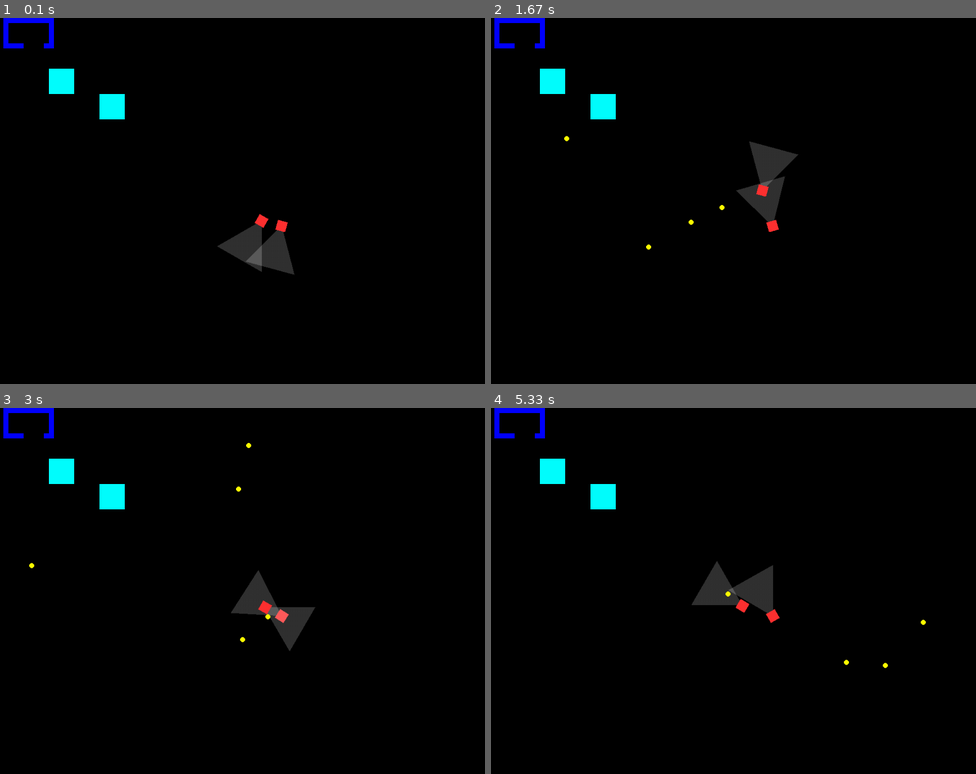
Above: before the commit, frames 1-4 (two rows, left to right).
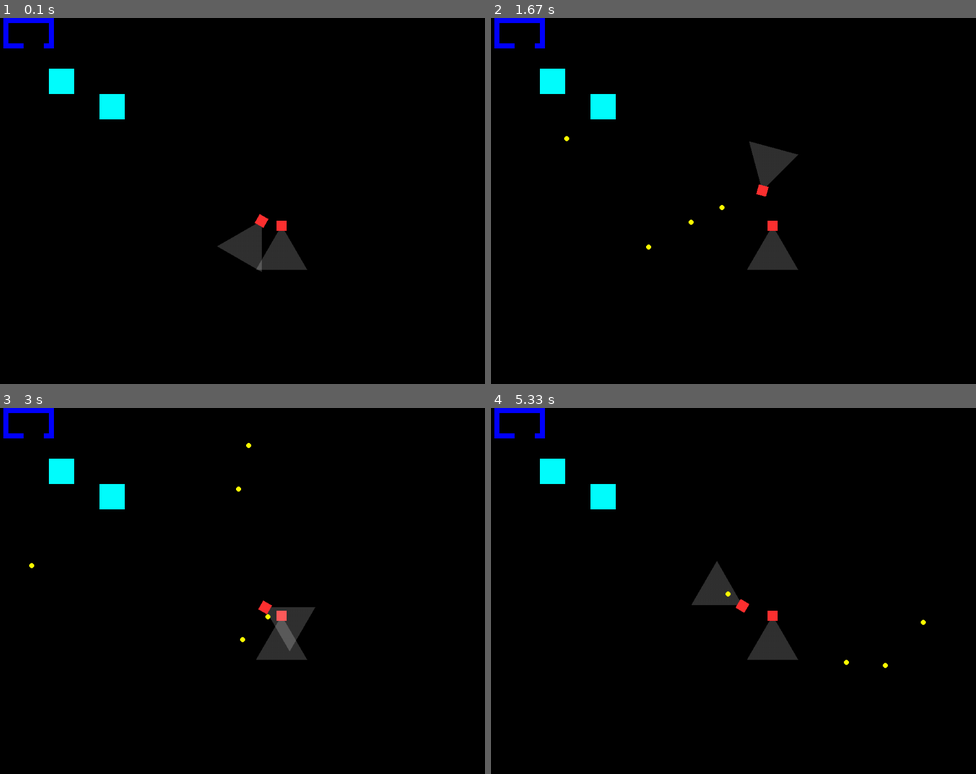
Above: after the commit, the same moments.

Repository: slalomsquid/2DShooter
Game: pygame game, started from main.py
Same seed, same stepped clock (60 frames per second), same inputs: the game is played once before the commit and once after it.
Inputs (mouse positions are in pixels of both pictures, inside the frame that each line leads up to):
- Up to frame 1 (0.1 s): no input
- Up to frame 2 (1.67 s): hold Space 0.33-0.8 s; hold Right 0.33-0.8 s; move the mouse to (723, 237) at 0.37 s; hold Right 0.83-1.3 s; move the mouse to (621, 222) at 0.87 s; tap Space at 0.9, 1.2, 1.4 s; hold Up 1.33-1.63 s; move the mouse to (815, 80) at 1.37 s
- Up to frame 3 (3 s): hold Right 1.67-2.13 s; move the mouse to (261, 473) at 1.7 s; tap Space at 1.73, 2.03, 2.23, 2.53, 2.8 s; hold Left 2.17-2.7 s; move the mouse to (257, 653) at 2.2 s; hold Down from 2.73 s (still down); move the mouse to (383, 675) at 2.77 s
- Up to frame 4 (5.33 s): release Down at 3.03 s; hold Left 3.07-3.47 s; move the mouse to (874, 576) at 3.1 s; tap Space at 3.13, 3.43, 3.57, 3.97, 4.27, 4.63, 5.03 s; hold Up 3.5-3.87 s; move the mouse to (927, 580) at 3.53 s; hold Right 3.9-4.53 s; move the mouse to (917, 689) at 3.93 s; hold Down 4.57-4.93 s; move the mouse to (762, 594) at 4.6 s; hold Left from 4.97 s (still down); move the mouse to (631, 539) at 5 s

The runs differ from the first frame. In frame 1, 0.4% of the frame differs, in the area x 50-64%, y 55-70%; in frame 2, 1.2%; in frame 3, 1.2%; in frame 4, 1.3%, in the area x 49-64%, y 42-69%.

Commit message:
added triangle area check and simple enemy ai

Diff:
--- a/enemy.py
+++ b/enemy.py
@@ -17,11 +17,35 @@
         self.health = 100
         self.view_distance = 100
         self.fov = 60
+        self.view_cone = create_view_cone_polygon(self)
+        self.time_since_seen = 10
+        self.last_seen_player_pos = False
+        self.times_checked = 0
 
     def process(self, player_pos, delta_time, offset_x, offset_y):
-        self.target_rotation = vector_to_angle(np.array(player_pos) - np.array([self.x, self.y]))
+        if is_point_in_triangle(player_pos, self.view_cone[0], self.view_cone[1], self.view_cone[2]):
+            self.time_since_seen = 0.0
+            self.last_seen_player_pos = player_pos
+            self.times_checked = 0
+            self.target_rotation = vector_to_angle(np.array(player_pos) - np.array([self.x, self.y]))
+        else:
+            if self.time_since_seen < 10:
+                # Check if last seen exists
+                if self.last_seen_player_pos:
+                    if self.times_checked == 0 or 3:
+                        self.target_rotation = vector_to_angle(np.array(self.last_seen_player_pos) - np.array([self.x, self.y]))
+                    if self.times_checked == 1:
+                        self.target_rotation = vector_to_angle(np.array(self.last_seen_player_pos) - np.array([self.x, self.y])) + 30
+                    if self.times_checked == 2:
+                        self.target_rotation = vector_to_angle(np.array(self.last_seen_player_pos) - np.array([self.x, self.y])) - 30
+                    if self.times_checked == 4:
+                        self.target_rotation = vector_to_angle(np.array(self.last_seen_player_pos) - np.array([self.x, self.y])) + 180
+                if self.rotation == self.target_rotation:
+                    self.times_checked += 1
+                # if self.rotation == self.target_rotation:
+                #     self.target_rotation += 180
         self.rotation = move_towards_angle(self.rotation, self.target_rotation, self.max_rotation_speed * delta_time)
-        # self.rotation = lerp_angle(self.rotation, self.target_rotation, delta_time*2)
+        self.time_since_seen += delta_time
 
     def hit(self, damage):
         print("Hit")
@@ -35,13 +59,14 @@
         # Create temporary overlay to allow transparency
         surface = pygame.Surface((constants.WIDTH, constants.HEIGHT), pygame.SRCALPHA)
 
-        poly = create_view_cone_polygon(self)
+        self.view_cone = create_view_cone_polygon(self)
 
-        poly = [(px - offset_x, py - offset_y) for (px, py) in poly]
+        poly = [(px - offset_x, py - offset_y) for (px, py) in self.view_cone]
 
         pygame.draw.polygon(surface, (255, 255, 255, 50), poly)
 
-        draw_rotated_rect(surface, self.color, (self.x - self.size_x//2 - offset_x, self.y - self.size_y//2 - offset_y, self.size_x, self.size_y), self.rotation, (self.x, self.y))
+        draw_rotated_rect(surface, self.color, (self.x - self.size_x//2 - offset_x, self.y - self.size_y//2 - offset_y, self.size_x, self.size_y), self.rotation, (self.x - offset_x, self.y - offset_y))
+
 
         return surface
 
--- a/keybinds.py
+++ b/keybinds.py
@@ -6,6 +6,7 @@
 left = (pygame.K_a, pygame.K_LEFT)
 right = (pygame.K_d, pygame.K_RIGHT)
 shift = (pygame.K_LSHIFT, pygame.K_RSHIFT)
+shoot = (pygame.K_SPACE, None)
 
 if __name__ == "__main__":
     print("This is a utility file, not meant to be run directly")
--- a/main.py
+++ b/main.py
@@ -82,13 +82,17 @@
                 case pygame.QUIT:
                     running = False
                 case pygame.MOUSEMOTION:
-                    mouse_pos = (event.pos[0] + offset_x, event.pos[1] + offset_y)
+                    mouse_pos = [event.pos[0] + offset_x, event.pos[1] + offset_y]
                     mouse_rel = event.rel
                     player.handle_mouse(mouse_pos, mouse_rel, delta_time)
                 case pygame.KEYDOWN:
-                    if event.key == pygame.K_SPACE:
+                    if any(event.key == key for key in keybinds.shoot):
                         bullet = Bullet(player.rect.centerx, player.rect.centery, player.rotation, 5)
                         bullets.append(bullet)
+
+                    if event.key == pygame.K_SPACE:
+                        pass
+
 
         # Input handling
 
@@ -99,6 +103,7 @@
 
         # Frame process logic
 
+        # Process enemies
         for enemy in enemies:
             enemy.process((player.x, player.y), delta_time, offset_x, offset_y)
 
@@ -109,7 +114,7 @@
 
         old_x, old_y = player.x, player.y
 
-        dx, dy = player.handle_movement(keys, delta_time, rect_map)
+        player.handle_movement(keys, delta_time, rect_map)
 
         actual_dx = player.x - old_x
         actual_dy = player.y - old_y
@@ -119,20 +124,21 @@
         if player.x - offset_x < constants.SCROLL_MARGIN and actual_dx < 0:
             # Only move offset if player is at the LEFT margin and moving LEFT
             offset_x += actual_dx
+            mouse_pos[0] += actual_dx
         elif player.x - offset_x > constants.WIDTH - constants.SCROLL_MARGIN and actual_dx > 0:
             # Only move offset if player is at the RIGHT margin and moving RIGHT
             offset_x += actual_dx
+            mouse_pos[0] += actual_dx
 
         # Vertical Scroll
         if player.y - offset_y < constants.SCROLL_MARGIN and actual_dy < 0:
             # Only move offset if player is at the TOP margin and moving UP
             offset_y += actual_dy
+            mouse_pos[1] += actual_dy
         elif player.y - offset_y > constants.HEIGHT - constants.SCROLL_MARGIN and actual_dy > 0:
             # Only move offset if player is at the BOTTOM margin and moving DOWN
             offset_y += actual_dy
-
-
-        player.sync_player()
+            mouse_pos[1] += actual_dy
 
         player.process(mouse_pos, mouse_rel, offset_x, offset_y, delta_time=delta_time)
 
@@ -147,6 +153,8 @@
                         hit_method(bullet.velocity)
                     # Delete on collision
                     bullets.remove(bullet)
+                    # Brevents rare instance where bullet is removed twice causing crash
+                    break
             if bullet.traveled > bullet.max_dist:
                 bullets.remove(bullet)
 
--- a/player.py
+++ b/player.py
@@ -78,8 +78,6 @@
 
         self.rect.center = (self.x, self.y)
 
-        return dx, dy
-
     def handle_mouse(self, mouse_pos, mouse_rel, delta_time):
         pass
         # self.target_rotation = vector_to_angle(np.array(mouse_pos) - np.array([self.x, self.y]))
--- a/pygameUtils.py
+++ b/pygameUtils.py
@@ -48,20 +48,6 @@
     # Blit it to the main canvas at the start position
     canv.blit(line_surf, start)
 
-def create_view_cone_polygon(self):
-    view_left = self.rotation - self.fov/2
-    view_right = self.rotation + self.fov/2
-
-    view_left_direction = angle_to_vector(view_left)
-    view_right_direction = angle_to_vector(view_right)
-
-    points = [
-        (self.x, self.y),
-        (self.x + view_left_direction[0]*self.view_distance, self.y + view_left_direction[1]*self.view_distance),
-        (self.x + view_right_direction[0]*self.view_distance, self.y + view_right_direction[1]*self.view_distance)
-    ]
-    return points
-
 def draw_rotated_rect(screen, color, rect_dims, angle, center_pos):
     # Create a surface with an alpha
     temp_surf = pygame.Surface((rect_dims[2], rect_dims[3]), pygame.SRCALPHA)
@@ -209,6 +195,31 @@
                 rects.append((c*size, r*size, w*size, h*size))
     return rects
 
+def is_point_in_triangle(pos, p1, p2, p3):
+    def get_area(a, b, c):
+        return abs((a[0] * (b[1] - c[1]) + b[0] * (c[1] - a[1]) + c[0] * (a[1] - b[1])) / 2.0)
+
+    total_area = get_area(p1, p2, p3)
+    area1 = get_area(pos, p2, p3)
+    area2 = get_area(p1, pos, p3)
+    area3 = get_area(p1, p2, pos)
+
+    # Use a small epsilon for float precision
+    return abs(total_area - (area1 + area2 + area3)) < 0.1
+
+def create_view_cone_polygon(self):
+    view_left = self.rotation - self.fov/2
+    view_right = self.rotation + self.fov/2
+
+    view_left_direction = angle_to_vector(view_left)
+    view_right_direction = angle_to_vector(view_right)
+
+    points = [
+        (self.x, self.y),
+        (self.x + view_left_direction[0]*self.view_distance, self.y + view_left_direction[1]*self.view_distance),
+        (self.x + view_right_direction[0]*self.view_distance, self.y + view_right_direction[1]*self.view_distance)
+    ]
+    return points
 
 if __name__ == "__main__":
     print("This is a utility file, not meant to be run directly")
